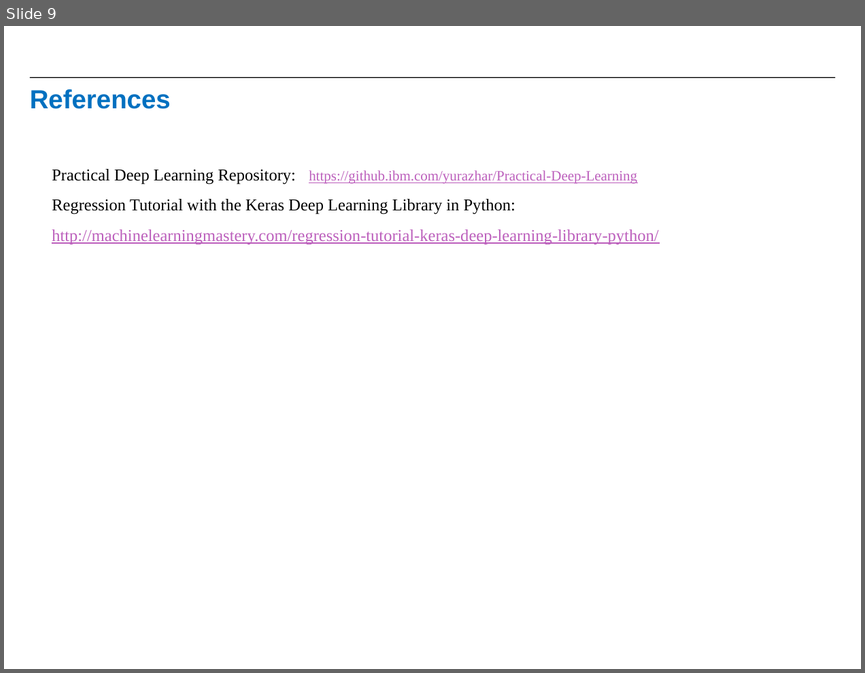
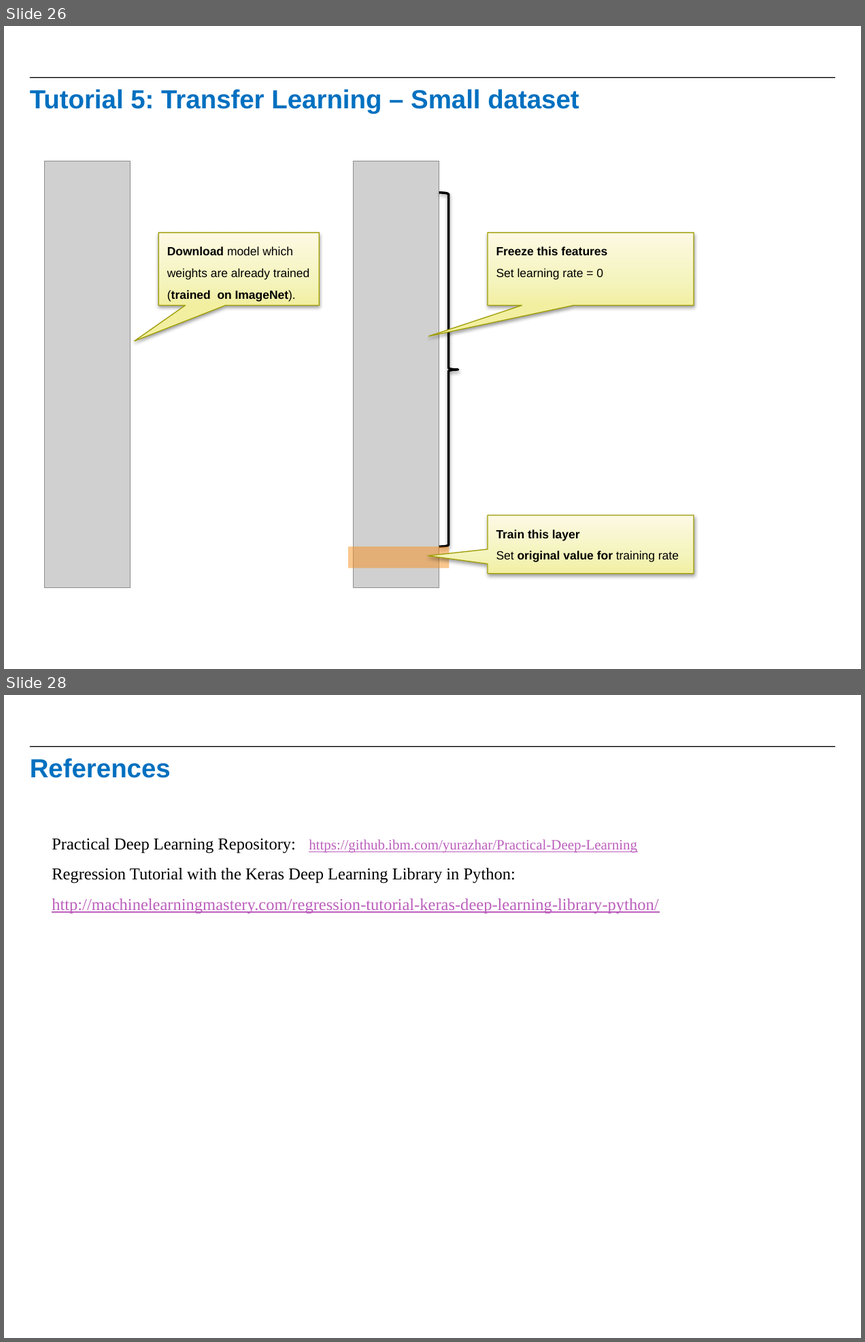
Before and after one commit to raanonr/practicals, a slide deck: PracticalKeras_Tutorials.pptx. Shown one above the other, each under a label of ours: slide 9 before the commit, slides 26 and 28 after it; the slides between them are not shown. The pictures are 865x673 and 865x1342 pixels, drawn with LibreOffice and Linux fonts; fonts in the diff are those of the drawing; grey boxes stand for pictures; background and template pictures are left out. Boxes give left, top, right and bottom in pixels: in the first picture for what was removed or moved away, otherwise in the second. Text is boxed around its words. In the diff, an @@ line names an element or a change of style, - is before the commit and + after.

Commit message:
Completed 5 tutorials

```diff
--- a/PracticalKeras_Tutorials.pptx
+++ b/PracticalKeras_Tutorials.pptx
@@ slide 26 added at <box>4,26,861,669</box>, background #FFFFFF; not listed: 1 template element that a slide beside it also shows @@
@@ title added at <box>30,89,579,113</box>, 22 pt, text #0070C0, bold @@
+Tutorial 5: Transfer Learning – Small dataset
@@ picture added at <box>44,161,130,587</box> @@
@@ picture added at <box>354,161,439,587</box> @@
@@ right brace added at <box>439,192,458,546</box>, outline #000000 2 pt @@
@@ speech box added at <box>158,233,318,305</box>, fill gradient #F2F0A2 to #F5F3BF to #FCFBE6, outline #A09E00 0.75 pt, 10 pt, text #000000 @@
+Download model which weights are already trained (trained on ImageNet).
@@ speech box added at <box>487,233,694,305</box>, fill gradient #F2F0A2 to #F5F3BF to #FCFBE6, outline #A09E00 0.75 pt, 10 pt, text #000000, bold @@
+Freeze this features
+Set learning rate = 0
@@ speech box added at <box>487,515,694,573</box>, fill gradient #F2F0A2 to #F5F3BF to #FCFBE6, outline #A09E00 0.75 pt, 10 pt, text #000000, bold @@
+Train this layer
+Set original value for training rate
@@ rectangle added at <box>349,546,449,567</box>, fill #F7901E at 50% opacity @@
@@ what was slide 9 is now slide 28 @@
```
Also in this commit, not shown: 4 slides changed, 18 other slides added.
